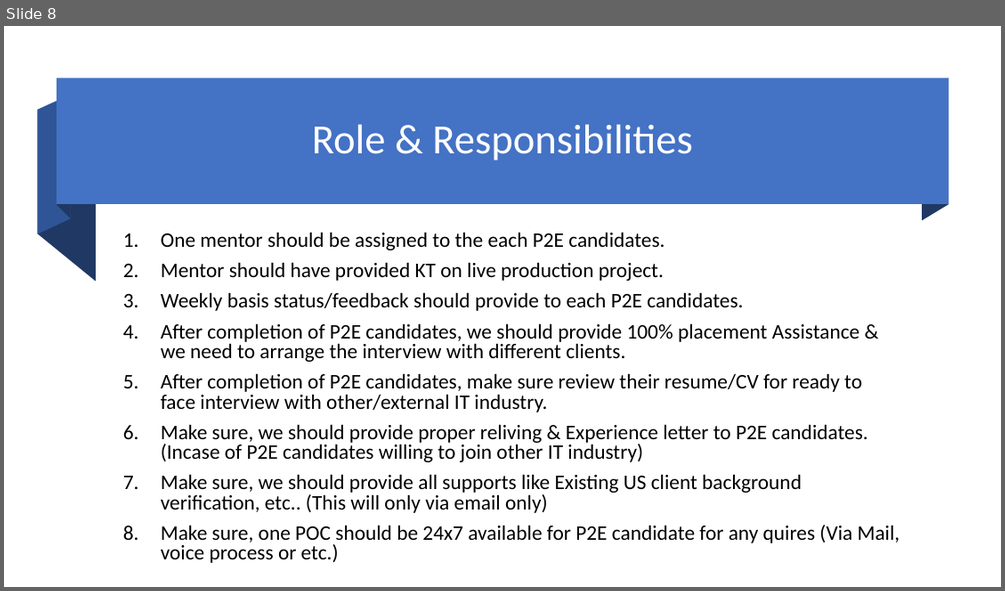
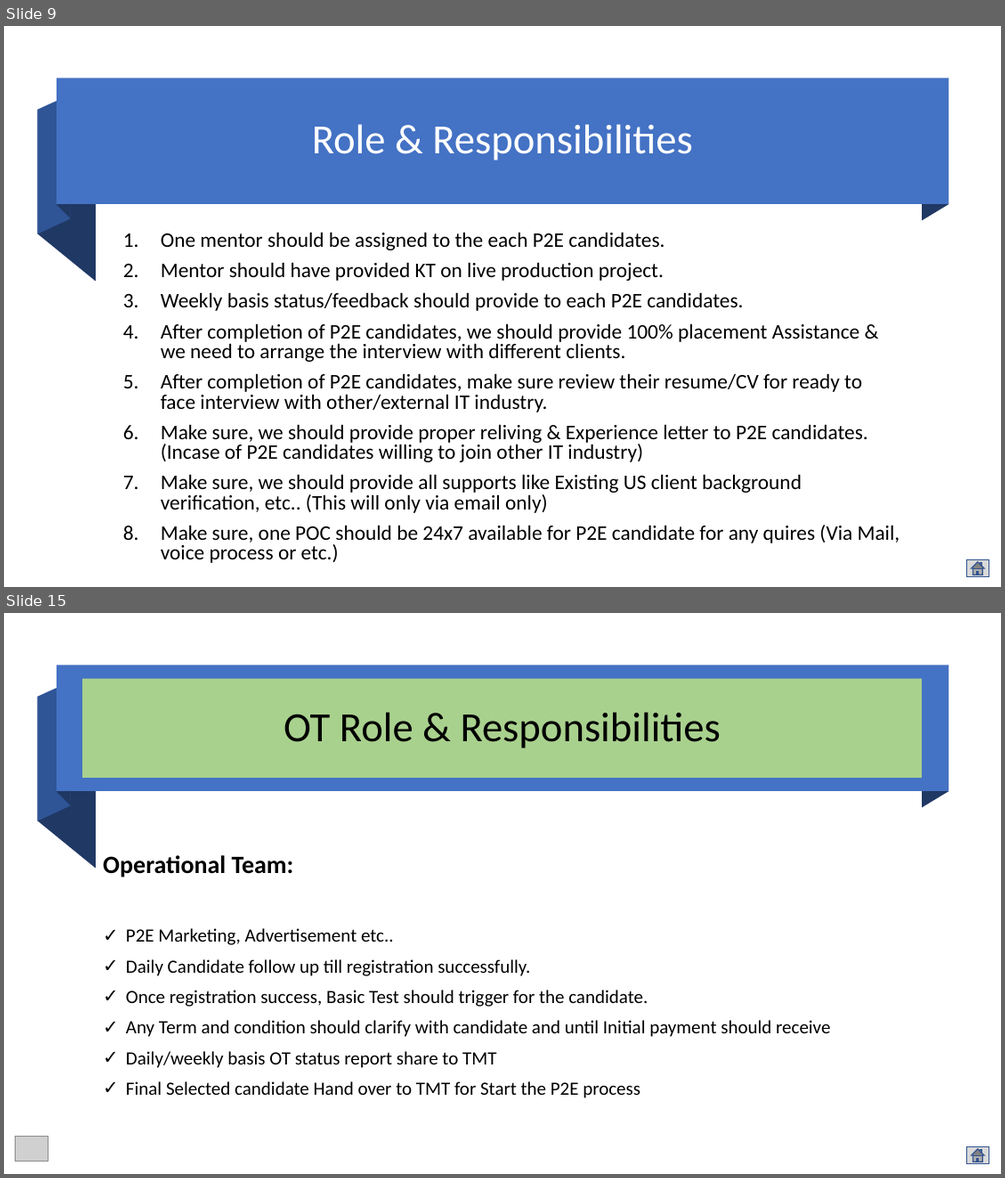
Before and after one commit to mjanwar/document, a slide deck: eTechlogix-Academic-Professional-Training-Plan.pptx. Shown one above the other, each under a label of ours: slide 8 before the commit, slides 9 and 15 after it; the slides between them are not shown. The pictures are 1005x591 and 1005x1178 pixels, drawn with LibreOffice and Linux fonts; fonts in the diff are those of the drawing; grey boxes stand for pictures. Boxes give left, top, right and bottom in pixels: in the first picture for what was removed or moved away, otherwise in the second. Text is boxed around its words. In the diff, an @@ line names an element or a change of style, - is before the commit and + after.

```diff
--- a/eTechlogix-Academic-Professional-Training-Plan.pptx
+++ b/eTechlogix-Academic-Professional-Training-Plan.pptx
@@ slide 15 added at bbox=[4, 613, 1001, 1174], background #FFFFFF @@
@@ rectangle added at bbox=[57, 666, 948, 792], fill #4472C4 @@
@@ freeform shape added at bbox=[57, 666, 71, 805], fill #203864 @@
@@ freeform shape added at bbox=[922, 666, 948, 808], fill #203864 @@
@@ freeform shape added at bbox=[38, 682, 71, 821], fill #2F5597 @@
@@ title added at bbox=[82, 679, 922, 779], fill #A9D18E, 40 pt, text #000000 @@
+OT Role & Responsibilities
@@ freeform shape added at bbox=[38, 697, 96, 868], fill #203864 @@
@@ text added at bbox=[103, 855, 830, 1098], 18 pt, text #000000 @@
+Operational Team:
+✓ P2E Marketing, Advertisement etc..
+✓ Daily Candidate follow up till registration successfully.
+✓ Once registration success, Basic Test should trigger for the candidate.
+✓ Any Term and condition should clarify with candidate and until Initial payment should receive
+✓ Daily/weekly basis OT status report share to TMT
+✓ Final Selected candidate Hand over to TMT for Start the P2E process
@@ picture added at bbox=[16, 1135, 48, 1161] @@
@@ action button home added at bbox=[967, 1147, 989, 1164], fill #D9D9D9, outline #325491 1 pt @@
@@ what was slide 8 is now slide 9 @@
@@ slide 9 changed as well @@
@@ action button home added at bbox=[967, 560, 989, 577], fill #D9D9D9, outline #325491 1 pt @@
```
Also in this commit, not shown: 9 other slides changed, 10 other slides added.
